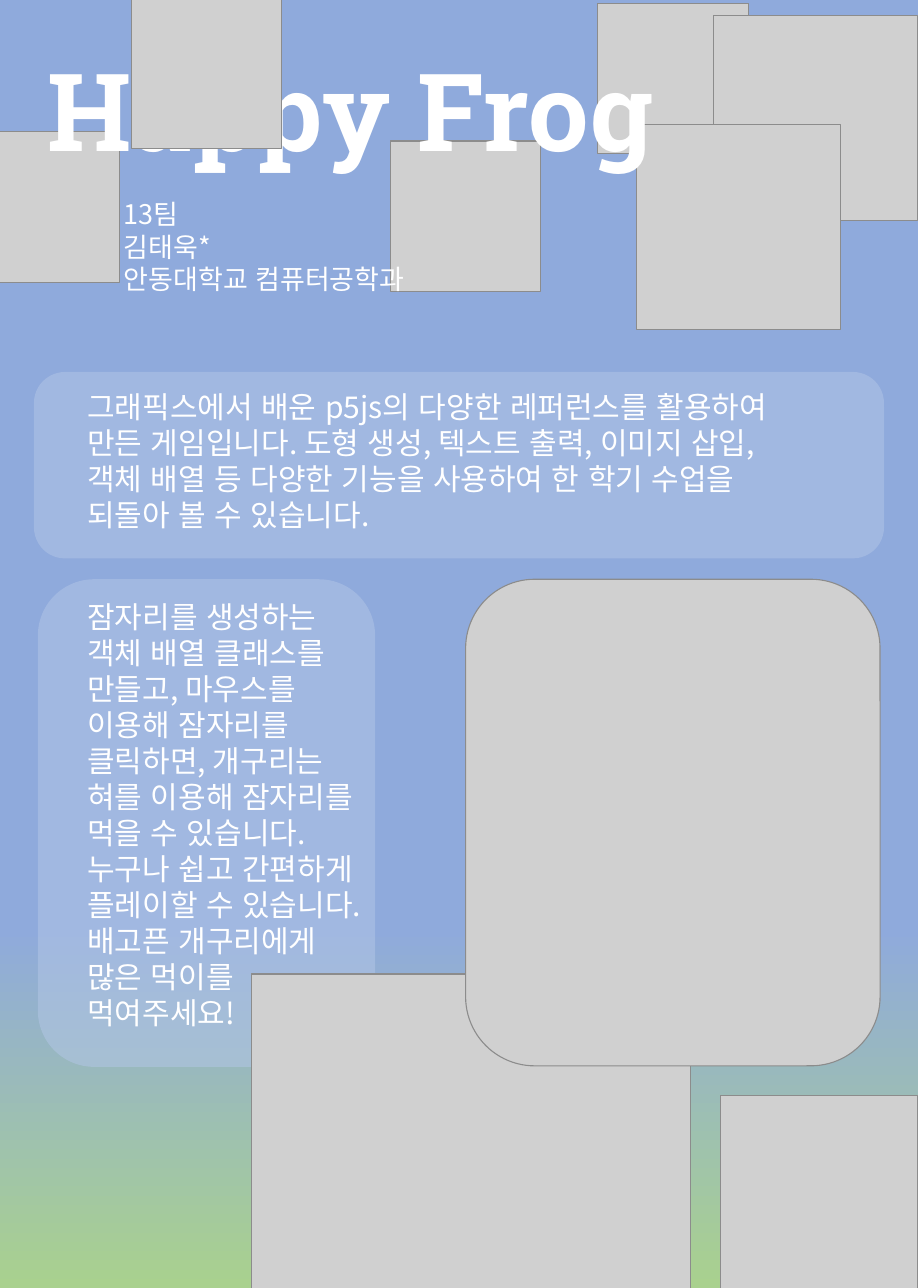
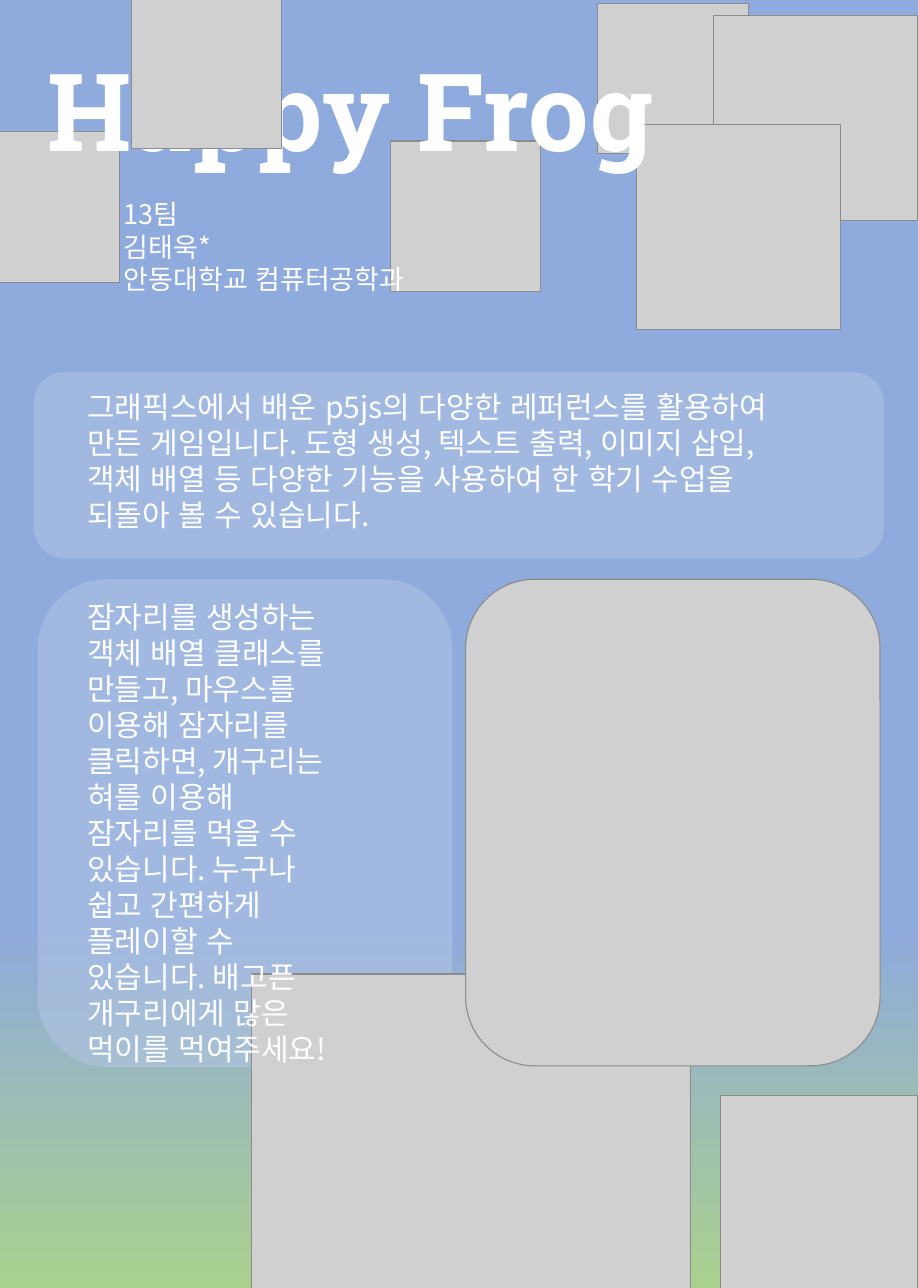
Before and after one commit to Gurigae/HappyFrog, a slide deck: slide 1 of 13팀리플렛.pptx. Drawn at 918x1288 pixels with LibreOffice and Linux fonts; fonts in the diff are those of the drawing; grey boxes stand for pictures. Boxes give left, top, right and bottom in pixels: in the first picture for what was removed or moved away, otherwise in the second. Text is boxed around its words. In the diff, an @@ line names an element or a change of style, - is before the commit and + after.

```diff
--- a/13팀리플렛.pptx
+++ b/13팀리플렛.pptx
@@ rounded rectangle: place and size @@
-rounded rectangle at box(38, 579, 375, 1067)
+rounded rectangle at box(38, 579, 453, 1067)
@@ text "잠자리를 생성하는 객체 배열 클래스를 ..." rewrapped from box(87, 603, 361, 1026) to box(87, 603, 324, 1031) @@
```
